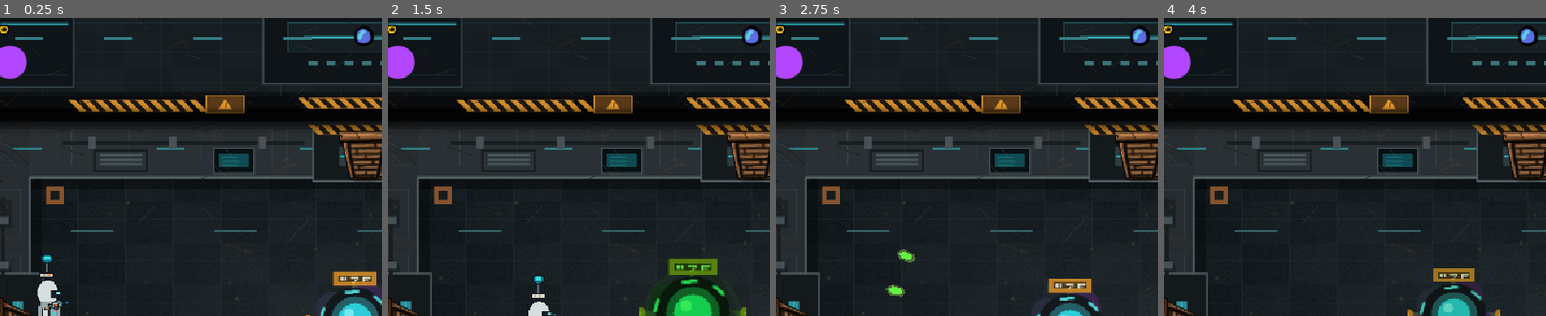
Above: before the commit, frames 1-4 (left to right).
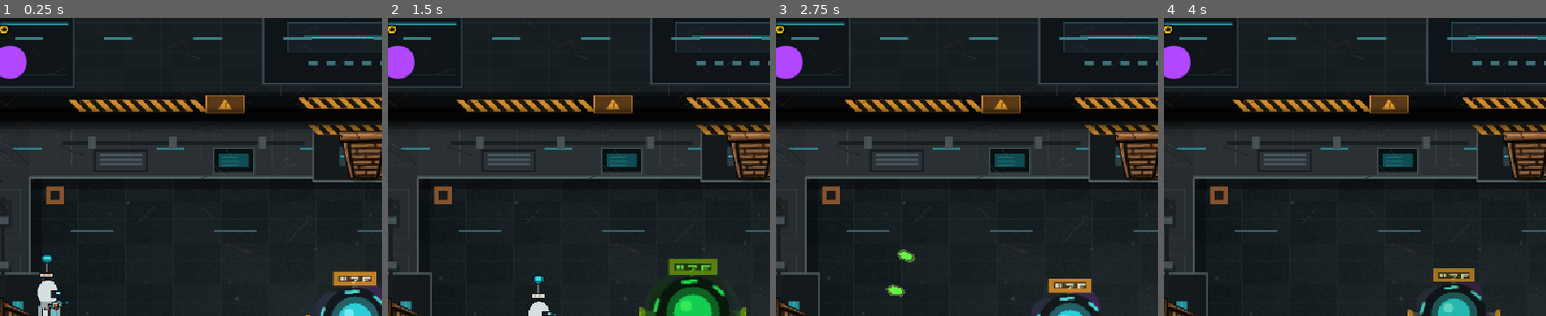
Above: after the commit, the same moments.

Repository: sjdcwejf/abandoned-lab-roguelite
Game: Godot game, scene res://tiny_wizard/room/room_types/lab_boss_room.tscn
Two runs of this game, one before a commit and one after it. Both use one fixed random seed, a clock stepped at 60 frames per second and the inputs below. This scene is started directly instead of the project's main scene.
Inputs (mouse positions are % of the whole screen's width and height, from its top left):
- Up to frame 1 (0.25 s): no input
- Up to frame 2 (1.5 s): move the mouse to (72, 45) at 0.52 s; hold D (player_right) 0.53-1.28 s; tap E (drop_bomb) at 0.6 s; move the mouse to (30, 55) at 1.27 s; hold S (player_down) from 1.28 s (still down); click (30, 55) at 1.35 s
- Up to frame 3 (2.75 s): move the mouse to (60, 28) at 2.02 s; release S (player_down) at 2.03 s; hold D (player_right) from 2.03 s (still down); tap F (interact) at 2.1 s
- Up to frame 4 (4 s): move the mouse to (45, 70) at 2.77 s; release D (player_right) at 2.78 s; hold Up (player_shoot_up) 2.78-3.53 s; right-click (45, 70) at 2.85 s; move the mouse to (80, 65) at 3.52 s; hold A (player_left) from 3.53 s (still down); tap E (drop_bomb) at 3.6 s
The pictures show only the part of the screen within x 2-52%, y 8-58%; the shares and areas given below are measured in that part.

The runs differ from the first frame. In frame 1, 0.3% of the frame differs, in the area x 92-98%, y 2-10%; in frame 2, 0.3%; in frame 3, 0.3%; in frame 4, 0.3%.

Commit message:
Remove legacy arrow weapon compatibility

Diff:
--- a/tiny_wizard/gui/gui.tscn
+++ b/tiny_wizard/gui/gui.tscn
@@ -6,13 +6,8 @@
 [ext_resource type="PackedScene" path="res://tiny_wizard/gui/inventory_ui/inventory_ui.tscn" id="4_80vvw"]
 [ext_resource type="PackedScene" path="res://tiny_wizard/gui/life_ui/hearts_ui.tscn" id="5_7glrf"]
 [ext_resource type="Resource" path="res://tiny_wizard/player/player_stats.tres" id="6_mshvq"]
-[ext_resource type="Texture2D" uid="uid://cuwusijx2588i" path="res://tiny_wizard/assets/art/arrow.png" id="7_8th4j"]
 
 [sub_resource type="StyleBoxFlat" id="StyleBoxFlat_fe4ma"]
-
-[sub_resource type="AtlasTexture" id="AtlasTexture_sf2fl"]
-atlas = ExtResource("7_8th4j")
-region = Rect2(0, 0, 100, 100)
 
 [node name="GUI" type="CanvasLayer"]
 layer = 0
@@ -87,21 +82,3 @@
 offset_bottom = 183.0
 size_flags_horizontal = 6
 player_stats = ExtResource("6_mshvq")
-
-[node name="CenterContainer" type="CenterContainer" parent="TopUI/TextureRect"]
-anchors_preset = 15
-anchor_right = 1.0
-anchor_bottom = 1.0
-offset_bottom = -23.0
-
-[node name="ArrowUITexture" type="TextureRect" parent="TopUI/TextureRect/CenterContainer"]
-unique_name_in_owner = true
-offset_left = 462.0
-offset_top = 40.0
-offset_right = 562.0
-offset_bottom = 140.0
-grow_horizontal = 2
-grow_vertical = 2
-texture = SubResource("AtlasTexture_sf2fl")
-stretch_mode = 5
-metadata/_edit_layout_mode = 1
--- a/tiny_wizard/gui/main_menu/main_menu.tscn
+++ b/tiny_wizard/gui/main_menu/main_menu.tscn
@@ -193,7 +193,7 @@
 grow_horizontal = 0
 grow_vertical = 0
 theme_override_colors/font_color = Color(0.5, 0.62, 0.64, 0.9)
-text = "原型构建 0.1.60"
+text = "原型构建 0.1.61"
 horizontal_alignment = 2
 
 [node name="SettingsCenter" type="CenterContainer" parent="."]
--- a/tiny_wizard/gui/ui_manager.gd
+++ b/tiny_wizard/gui/ui_manager.gd
@@ -64,10 +64,6 @@
 	return bool(current_scene.call("can_pause_game"))
 
 
-func change_arrow_texture(new_texture):
-	%ArrowUITexture.texture = new_texture
-
-
 func bind_weapon_holder(weapon_holder: Node) -> void:
 	if _weapon_backpack_ui == null:
 		return
--- a/tiny_wizard/player/liuying_character.tscn
+++ b/tiny_wizard/player/liuying_character.tscn
@@ -7,7 +7,6 @@
 [ext_resource type="Script" path="res://top-down-shooter-core/character/character_stats/physics_stats.gd" id="5_mb7yt"]
 [ext_resource type="Script" path="res://tiny_wizard/player/character_visual.gd" id="5_phrov"]
 [ext_resource type="Texture2D" uid="uid://u2qrtjpgbv2k" path="res://tiny_wizard/assets/placeholder_art/shadow.png" id="6_rdbn7"]
-[ext_resource type="PackedScene" path="res://tiny_wizard/player/weapon/arrow_shooter.tscn" id="9_8ad45"]
 [ext_resource type="Texture2D" path="res://tiny_wizard/assets/art/liuying_a07/liuying_a07_face.png" id="9_d0foh"]
 [ext_resource type="Texture2D" path="res://tiny_wizard/assets/art/liuying_a07/liuying_a07_body.png" id="9_qqu0i"]
 [ext_resource type="Script" path="res://tiny_wizard/player/player_input.gd" id="10_fjnx3"]
@@ -333,19 +332,14 @@
 position = Vector2(-3.33333, -130)
 texture = ExtResource("10_vqe68")
 
-[node name="DistanceWeapon" parent="Visual" index="4" instance=ExtResource("9_8ad45")]
-visible = false
-position = Vector2(0, -3.33333)
-holder_character = NodePath("../..")
-
-[node name="WeaponHolder" type="Node2D" parent="Visual" index="5"]
+[node name="WeaponHolder" type="Node2D" parent="Visual" index="4"]
 position = Vector2(0, -45)
 script = ExtResource("11_l4b0r")
 starting_weapon_scene = ExtResource("12_1as3r")
 weapon_scenes = Array[PackedScene]([ExtResource("12_1as3r"), ExtResource("13_saber"), ExtResource("14_gauntlets")])
 owner_character_path = NodePath("../..")
 
-[node name="AnimationPlayer" type="AnimationPlayer" parent="Visual" index="6"]
+[node name="AnimationPlayer" type="AnimationPlayer" parent="Visual" index="5"]
 libraries = {
 "": SubResource("AnimationLibrary_70246")
 }
--- a/tiny_wizard/player/player_character.gd
+++ b/tiny_wizard/player/player_character.gd
@@ -3,11 +3,6 @@
 @export var gui_path: NodePath
 
 signal respawn_requested
-
-var arrow_types = {
-	'normal': preload("res://tiny_wizard/player/weapon/bullet/arrow.tscn"),
-	'violet': preload("res://tiny_wizard/player/weapon/bullet/violet_arrow.tscn"),
-}
 
 func hit(damage:=1, from:=Vector2.ZERO):
 	var ability_controller := get_node_or_null("AbilityController") as LabPlayerAbilityController
@@ -33,11 +28,3 @@
 
 func die():
 	respawn_requested.emit()
-
-
-func change_arrow(arrow_scene):
-	$Visual/DistanceWeapon.bullet_scene = arrow_scene
-#	inventory.current_arrow = arrow_scene.instantiate().icon
-	var gui = get_node_or_null(gui_path)
-	if gui != null:
-		gui.change_arrow_texture(arrow_scene.instantiate().icon)
--- a/tiny_wizard/player/player_character.tscn
+++ b/tiny_wizard/player/player_character.tscn
@@ -7,7 +7,6 @@
 [ext_resource type="Script" path="res://top-down-shooter-core/character/character_stats/physics_stats.gd" id="5_mb7yt"]
 [ext_resource type="Script" path="res://tiny_wizard/player/character_visual.gd" id="5_phrov"]
 [ext_resource type="Texture2D" uid="uid://u2qrtjpgbv2k" path="res://tiny_wizard/assets/placeholder_art/shadow.png" id="6_rdbn7"]
-[ext_resource type="PackedScene" path="res://tiny_wizard/player/weapon/arrow_shooter.tscn" id="9_8ad45"]
 [ext_resource type="Texture2D" path="res://tiny_wizard/assets/art/test_subject_07/test_subject_07_face.png" id="9_d0foh"]
 [ext_resource type="Texture2D" path="res://tiny_wizard/assets/art/test_subject_07/test_subject_07_body.png" id="9_qqu0i"]
 [ext_resource type="Script" path="res://tiny_wizard/player/player_input.gd" id="10_fjnx3"]
@@ -333,19 +332,14 @@
 position = Vector2(-3.33333, -130)
 texture = ExtResource("10_vqe68")
 
-[node name="DistanceWeapon" parent="Visual" index="4" instance=ExtResource("9_8ad45")]
-visible = false
-position = Vector2(0, -3.33333)
-holder_character = NodePath("../..")
-
-[node name="WeaponHolder" type="Node2D" parent="Visual" index="5"]
+[node name="WeaponHolder" type="Node2D" parent="Visual" index="4"]
 position = Vector2(0, -45)
 script = ExtResource("11_l4b0r")
 starting_weapon_scene = ExtResource("12_1as3r")
 weapon_scenes = Array[PackedScene]([ExtResource("12_1as3r"), ExtResource("13_saber"), ExtResource("14_gauntlets")])
 owner_character_path = NodePath("../..")
 
-[node name="AnimationPlayer" type="AnimationPlayer" parent="Visual" index="6"]
+[node name="AnimationPlayer" type="AnimationPlayer" parent="Visual" index="5"]
 libraries = {
 "": SubResource("AnimationLibrary_70246")
 }
--- a/tiny_wizard/player/weapon/arrow_shooter.tscn
+++ /dev/null
@@ -1,8 +0,0 @@
-[gd_scene load_steps=3 format=3 uid="uid://bqdmmt2bdsek2"]
-
-[ext_resource type="PackedScene" uid="uid://cop8ouksmiyov" path="res://top-down-shooter-core/weapons/distance_weapon.tscn" id="1_0ty35"]
-[ext_resource type="PackedScene" uid="uid://bfb5p6vrxtur1" path="res://tiny_wizard/player/weapon/bullet/arrow.tscn" id="2_kki1l"]
-
-[node name="DistanceWeapon" instance=ExtResource("1_0ty35")]
-shoot_delay = 0.4
-bullet_scene = ExtResource("2_kki1l")
--- a/tiny_wizard/player/weapon/bullet/arrow.gd
+++ /dev/null
@@ -1,22 +0,0 @@
-extends QuiverBullet
-
-# A custom bullet type that explode
-
-@export var icon: Texture
-
-var _freed := false
-
-func _ready():
-	self.tree_exited.connect(_on_tree_exited)
-
-func _on_tree_exited():
-	if _freed: return
-	_freed = true
-	$AnimatedSprite2D.play("explode")
-	($AnimatedSprite2D as AnimatedSprite2D).animation_finished.connect(self.destroy)
-	_velocity = Vector2.ZERO
-	collision_mask = 0
-	bullet_destroyed.emit()
-
-func destroy():
-	super.queue_free()
--- a/tiny_wizard/player/weapon/bullet/arrow.tscn
+++ /dev/null
@@ -1,79 +0,0 @@
-[gd_scene load_steps=14 format=3 uid="uid://bfb5p6vrxtur1"]
-
-[ext_resource type="PackedScene" uid="uid://bqsaw7jghbxn4" path="res://top-down-shooter-core/bullets/bullet.tscn" id="1_v0j7v"]
-[ext_resource type="Script" path="res://tiny_wizard/player/weapon/bullet/arrow.gd" id="2_5y2tp"]
-[ext_resource type="Texture2D" uid="uid://cuwusijx2588i" path="res://tiny_wizard/assets/art/arrow.png" id="4_8iin3"]
-[ext_resource type="Texture2D" uid="uid://u2qrtjpgbv2k" path="res://tiny_wizard/assets/placeholder_art/shadow.png" id="4_ajvt1"]
-
-[sub_resource type="AtlasTexture" id="AtlasTexture_5ixgr"]
-atlas = ExtResource("4_8iin3")
-region = Rect2(0, 0, 100, 100)
-
-[sub_resource type="AtlasTexture" id="AtlasTexture_ixiq7"]
-atlas = ExtResource("4_8iin3")
-region = Rect2(0, 0, 100, 100)
-
-[sub_resource type="AtlasTexture" id="AtlasTexture_3ohqw"]
-atlas = ExtResource("4_8iin3")
-region = Rect2(100, 0, 100, 100)
-
-[sub_resource type="AtlasTexture" id="AtlasTexture_dbya2"]
-atlas = ExtResource("4_8iin3")
-region = Rect2(200, 0, 100, 100)
-
-[sub_resource type="AtlasTexture" id="AtlasTexture_2vbij"]
-atlas = ExtResource("4_8iin3")
-region = Rect2(300, 0, 100, 100)
-
-[sub_resource type="AtlasTexture" id="AtlasTexture_3653p"]
-atlas = ExtResource("4_8iin3")
-region = Rect2(400, 0, 100, 100)
-
-[sub_resource type="AtlasTexture" id="AtlasTexture_1idko"]
-atlas = ExtResource("4_8iin3")
-region = Rect2(500, 0, 100, 100)
-
-[sub_resource type="SpriteFrames" id="SpriteFrames_pclq8"]
-animations = [{
-"frames": [SubResource("AtlasTexture_ixiq7"), SubResource("AtlasTexture_3ohqw")],
-"loop": true,
-"name": &"default",
-"speed": 5.0
-}, {
-"frames": [SubResource("AtlasTexture_dbya2"), SubResource("AtlasTexture_2vbij"), SubResource("AtlasTexture_3653p"), SubResource("AtlasTexture_1idko")],
-"loop": false,
-"name": &"explode",
-"speed": 15.0
-}]
-
-[sub_resource type="CircleShape2D" id="CircleShape2D_dukfo"]
-radius = 8.33333
-
-[node name="Bullet" instance=ExtResource("1_v0j7v")]
-position = Vector2(0, 0)
-scale = Vector2(0.6, 0.6)
-y_sort_enabled = true
-collision_mask = 73
-script = ExtResource("2_5y2tp")
-icon = SubResource("AtlasTexture_5ixgr")
-speed = 600.0
-life_time = 1.2
-
-[node name="AnimatedSprite2D" type="AnimatedSprite2D" parent="." index="0"]
-position = Vector2(1.66667, -26.6667)
-scale = Vector2(0.6, 0.6)
-y_sort_enabled = true
-frames = SubResource("SpriteFrames_pclq8")
-frame = 1
-playing = true
-
-[node name="CollisionShape2D" type="CollisionShape2D" parent="." index="1"]
-position = Vector2(0, -2.28882e-05)
-shape = SubResource("CircleShape2D_dukfo")
-
-[node name="Shadow" type="Sprite2D" parent="." index="2"]
-modulate = Color(1, 1, 1, 0.458824)
-position = Vector2(0, 1.52588e-05)
-scale = Vector2(0.25, 0.25)
-z_index = -1
-texture = ExtResource("4_ajvt1")
--- a/tiny_wizard/player/weapon/bullet/violet_arrow.tscn
+++ /dev/null
@@ -1,97 +0,0 @@
-[gd_scene load_steps=14 format=3 uid="uid://b6ikwtf8k4nt6"]
-
-[ext_resource type="PackedScene" uid="uid://bqsaw7jghbxn4" path="res://top-down-shooter-core/bullets/bullet.tscn" id="1_v0j7v"]
-[ext_resource type="Script" path="res://tiny_wizard/player/weapon/bullet/arrow.gd" id="2_5y2tp"]
-[ext_resource type="Texture2D" uid="uid://cjjugml0purnn" path="res://tiny_wizard/assets/placeholder_art/shadow.png" id="4_ajvt1"]
-[ext_resource type="Texture2D" uid="uid://ckcoy8y88yst0" path="res://tiny_wizard/assets/art/violet_arrow.png" id="4_k26la"]
-
-[sub_resource type="AtlasTexture" id="AtlasTexture_wj2ee"]
-atlas = ExtResource("4_k26la")
-region = Rect2(0, 0, 100, 100)
-
-[sub_resource type="AtlasTexture" id="AtlasTexture_5vw8k"]
-atlas = ExtResource("4_k26la")
-region = Rect2(0, 0, 100, 100)
-
-[sub_resource type="AtlasTexture" id="AtlasTexture_jc6up"]
-atlas = ExtResource("4_k26la")
-region = Rect2(100, 0, 100, 100)
-
-[sub_resource type="AtlasTexture" id="AtlasTexture_j4ud3"]
-atlas = ExtResource("4_k26la")
-region = Rect2(200, 0, 100, 100)
-
-[sub_resource type="AtlasTexture" id="AtlasTexture_nntcr"]
-atlas = ExtResource("4_k26la")
-region = Rect2(300, 0, 100, 100)
-
-[sub_resource type="AtlasTexture" id="AtlasTexture_q6lrj"]
-atlas = ExtResource("4_k26la")
-region = Rect2(400, 0, 100, 100)
-
-[sub_resource type="AtlasTexture" id="AtlasTexture_sjjca"]
-atlas = ExtResource("4_k26la")
-region = Rect2(500, 0, 100, 100)
-
-[sub_resource type="SpriteFrames" id="SpriteFrames_uh41j"]
-animations = [{
-"frames": [{
-"duration": 1.0,
-"texture": SubResource("AtlasTexture_5vw8k")
-}, {
-"duration": 1.0,
-"texture": SubResource("AtlasTexture_jc6up")
-}],
-"loop": true,
-"name": &"default",
-"speed": 5.0
-}, {
-"frames": [{
-"duration": 1.0,
-"texture": SubResource("AtlasTexture_j4ud3")
-}, {
-"duration": 1.0,
-"texture": SubResource("AtlasTexture_nntcr")
-}, {
-"duration": 1.0,
-"texture": SubResource("AtlasTexture_q6lrj")
-}, {
-"duration": 1.0,
-"texture": SubResource("AtlasTexture_sjjca")
-}],
-"loop": false,
-"name": &"explode",
-"speed": 15.0
-}]
-
-[sub_resource type="CircleShape2D" id="CircleShape2D_cc8co"]
-radius = 8.33333
-
-[node name="Bullet" instance=ExtResource("1_v0j7v")]
-y_sort_enabled = true
-position = Vector2(0, 0)
-scale = Vector2(0.6, 0.6)
-collision_mask = 73
-script = ExtResource("2_5y2tp")
-icon = SubResource("AtlasTexture_wj2ee")
-speed = 600.0
-life_time = 1.2
-damage = 2.0
-
-[node name="AnimatedSprite2D" type="AnimatedSprite2D" parent="." index="0"]
-y_sort_enabled = true
-position = Vector2(1.66667, -26.6667)
-scale = Vector2(0.6, 0.6)
-sprite_frames = SubResource("SpriteFrames_uh41j")
-autoplay = "default"
-
-[node name="CollisionShape2D" type="CollisionShape2D" parent="." index="1"]
-position = Vector2(0, -2.28882e-05)
-shape = SubResource("CircleShape2D_cc8co")
-
-[node name="Shadow" type="Sprite2D" parent="." index="2"]
-modulate = Color(1, 1, 1, 0.458824)
-z_index = -1
-position = Vector2(0, 1.52588e-05)
-scale = Vector2(0.25, 0.25)
-texture = ExtResource("4_ajvt1")
--- a/tiny_wizard/settings/game_settings.gd
+++ b/tiny_wizard/settings/game_settings.gd
@@ -49,8 +49,8 @@
 		"en": "Quit Game",
 	},
 	"version": {
-		"zh": "原型构建 0.1.60",
-		"en": "Prototype Build 0.1.60",
+		"zh": "原型构建 0.1.61",
+		"en": "Prototype Build 0.1.61",
 	},
 	"settings_title": {
 		"zh": "设置",
Binary file removed: tiny_wizard/assets/art/arrow.png
Binary file removed: tiny_wizard/assets/art/violet_arrow.png
Not shown: 1 places in tiny_wizard/gui/gui.tscn that only renumber resources
Not shown: 1 places in tiny_wizard/player/liuying_character.tscn that only renumber resources
Not shown: 1 places in tiny_wizard/player/player_character.tscn that only renumber resources
Not shown, removed: tiny_wizard/player/weapon/bullet/arrow.gd.uid
Not shown, changed: CHANGELOG.md
Not shown, changed: README.md
